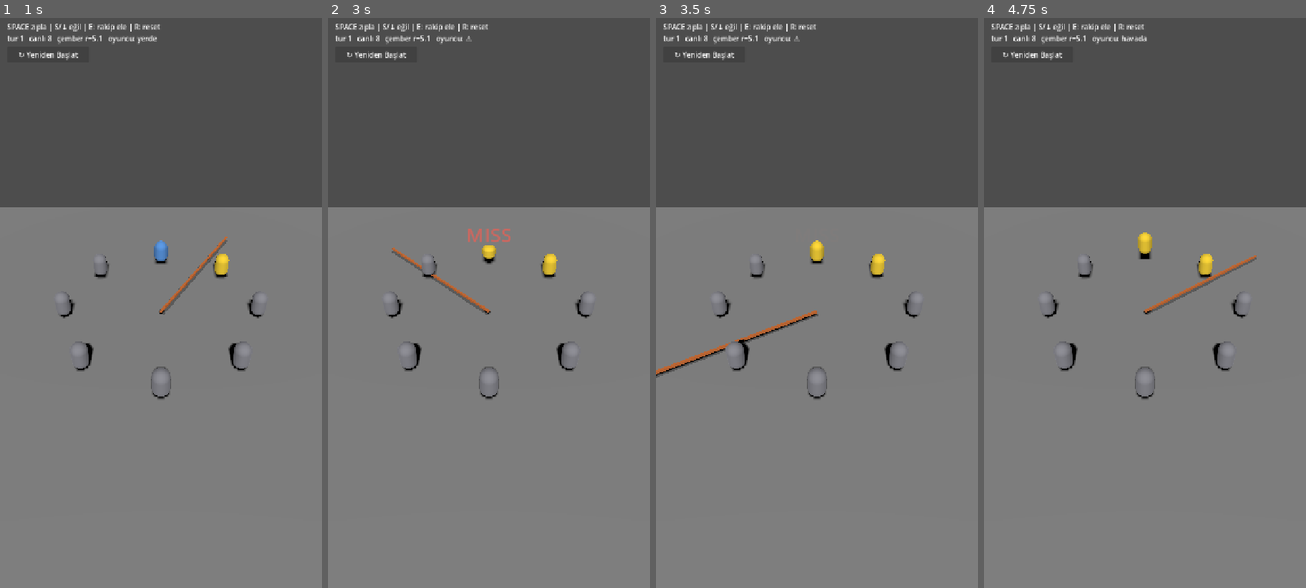
Above: before the commit, frames 1-4 (left to right).
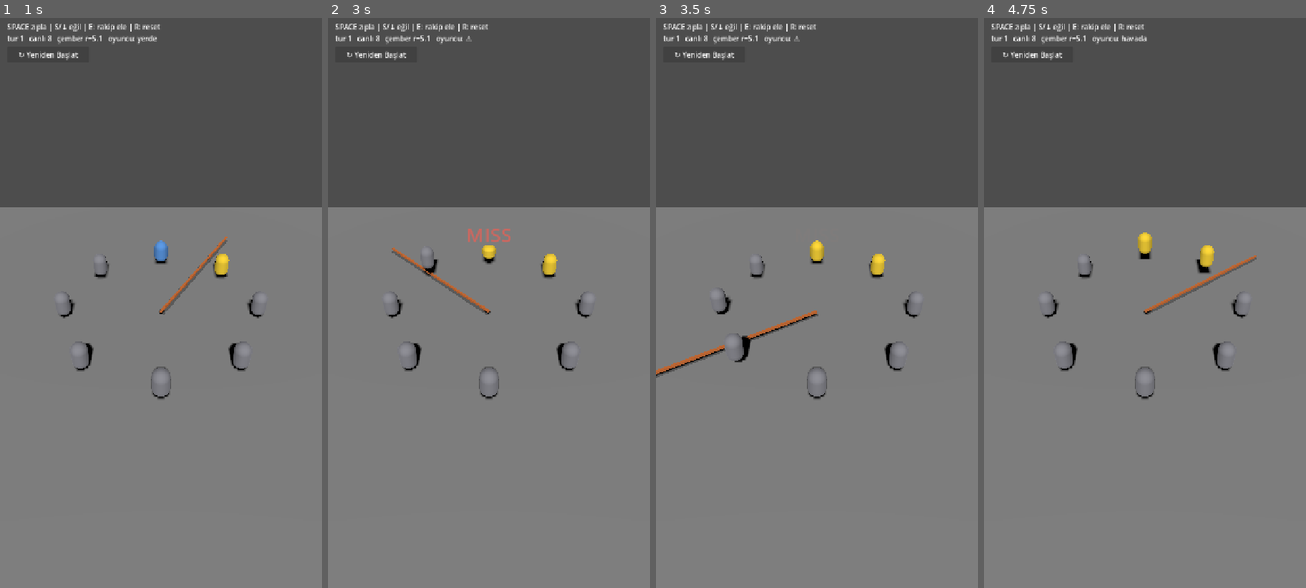
Above: after the commit, the same moments.

Repository: SametCanMavzer/loop-out
Game: Godot game, scene res://scenes/dev/arena_test.tscn
The game is run twice, just before and just after one commit, with the same random seed, the same clock (stepped at 60 frames per second) and the same inputs. This scene is started directly instead of the project's main scene.
Inputs:
- Up to frame 1 (1 s): click "↻ Yeniden Başlat" at 0.5 s
- Up to frame 2 (3 s): click "↻ Yeniden Başlat" at 1.25 s; click "↻ Yeniden Başlat" at 2 s; tap Enter at 2.75 s; tap S (duck) at 2.85 s
- Up to frame 3 (3.5 s): tap Space (jump) at 3.02, 3.05, 3.32 s
- Up to frame 4 (4.75 s): tap Space (jump) at 3.6, 3.77, 4.07, 4.55 s; tap S (duck) at 3.8, 4.35 s

Frame 1 is identical in both runs. In frame 2, less than 0.1% of the frame differs, in the area x 29-34%, y 40-46%; in frame 3, 0.2%; in frame 4, 0.2%, in the area x 66-72%, y 39-46%.

Commit message:
fix: animate jump for all jumpers (bots were logically jumping but visually static)
per-jumper visual state (viz_y/viz_vy/last_jump) in _players; _process animates
every alive capsule, not just the player

Co-Authored-By: Claude Opus 4.8 <noreply@anthropic.com>

Diff:
--- a/scripts/dev/arena_test.gd
+++ b/scripts/dev/arena_test.gd
@@ -28,11 +28,6 @@
 var _reassign_tween: Tween
 var _arch_by_id := {}       # id -> BotArchetype (oyuncu: null)
 var _pending_elim: Array = []   # bu tick elenecekler (rope.tick sonrası toplu uygulanır)
-
-# oyuncu zıplama görseli
-var _viz_vy := 0.0
-var _viz_y := 0.0
-var _last_jump_tick := -999
 
 @onready var _input: InputQueue = $Input
 @onready var _rope_viz: RopeVisual = $RopeSpinner
@@ -86,7 +81,8 @@
 	mat.albedo_color = Color(0.35, 0.6, 0.9) if id == _player_id else Color(0.55, 0.55, 0.58)
 	cap.material_override = mat
 	viz.add_child(cap)
-	_players[id] = {"jumper": j, "viz": viz, "cap": cap, "mat": mat}
+	_players[id] = {"jumper": j, "viz": viz, "cap": cap, "mat": mat,
+		"viz_y": 0.0, "viz_vy": 0.0, "last_jump": -999}
 
 
 ## Tween'siz anlık yerleşim (başlangıç).
@@ -216,20 +212,23 @@
 func _process(dt: float) -> void:
 	if _clock == null:
 		return
-	var t := _clock.current_tick
-	# Oyuncu zıplama görseli (yalnız oyuncu kapsülünün lokal y'si)
-	if _players.has(_player_id):
-		var pj = _players[_player_id].jumper
-		if pj.is_airborne and pj.jump_input_tick != _last_jump_tick:
-			_last_jump_tick = pj.jump_input_tick
-			_viz_vy = JUMP_V0; _viz_y = 0.0
+	# Zıplama görseli — TÜM jumper'lar (oyuncu + botlar). Her kapsül kendi hız-durumuyla.
+	for id in _alive_ids:
+		var e = _players[id]
+		var pj = e.jumper
+		if pj.is_airborne and pj.jump_input_tick != e.last_jump:
+			e.last_jump = pj.jump_input_tick
+			e.viz_vy = JUMP_V0
+			e.viz_y = 0.0
 		var g := GRAV_HIGH if pj.is_high() else GRAV_NORMAL
-		_viz_vy -= g * dt; _viz_y += _viz_vy * dt
+		e.viz_vy -= g * dt
+		e.viz_y += e.viz_vy * dt
 		if not pj.is_airborne:
-			_viz_y = move_toward(_viz_y, 0.0, 8.0 * dt); _viz_vy = 0.0
-		_viz_y = maxf(_viz_y, 0.0)
-		_players[_player_id].cap.position.y = 0.7 + _viz_y
-		_players[_player_id].cap.scale.y = 0.6 if pj.is_ducking else 1.0
+			e.viz_y = move_toward(e.viz_y, 0.0, 8.0 * dt)
+			e.viz_vy = 0.0
+		e.viz_y = maxf(e.viz_y, 0.0)
+		e.cap.position.y = 0.7 + e.viz_y
+		e.cap.scale.y = 0.6 if pj.is_ducking else 1.0
 
 	# Geri bildirim yazısını soldur
 	if _flash > 0.0:
